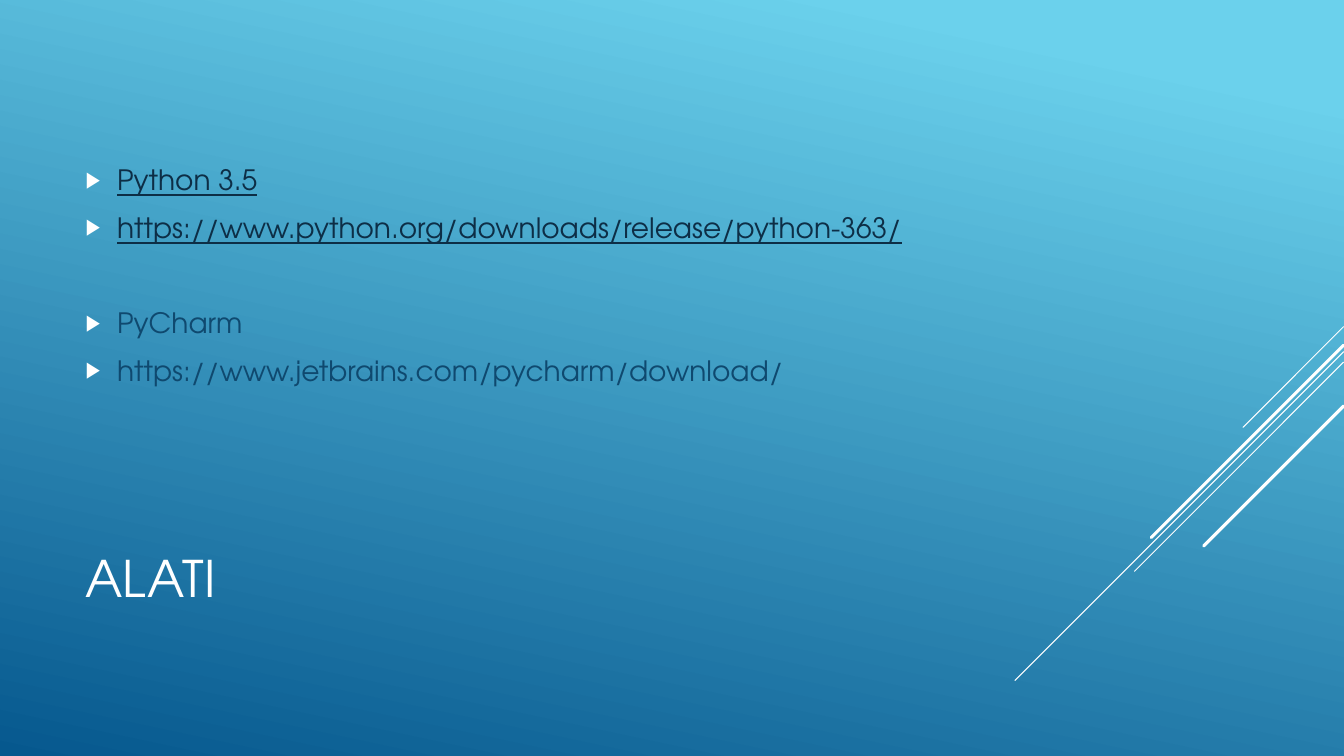
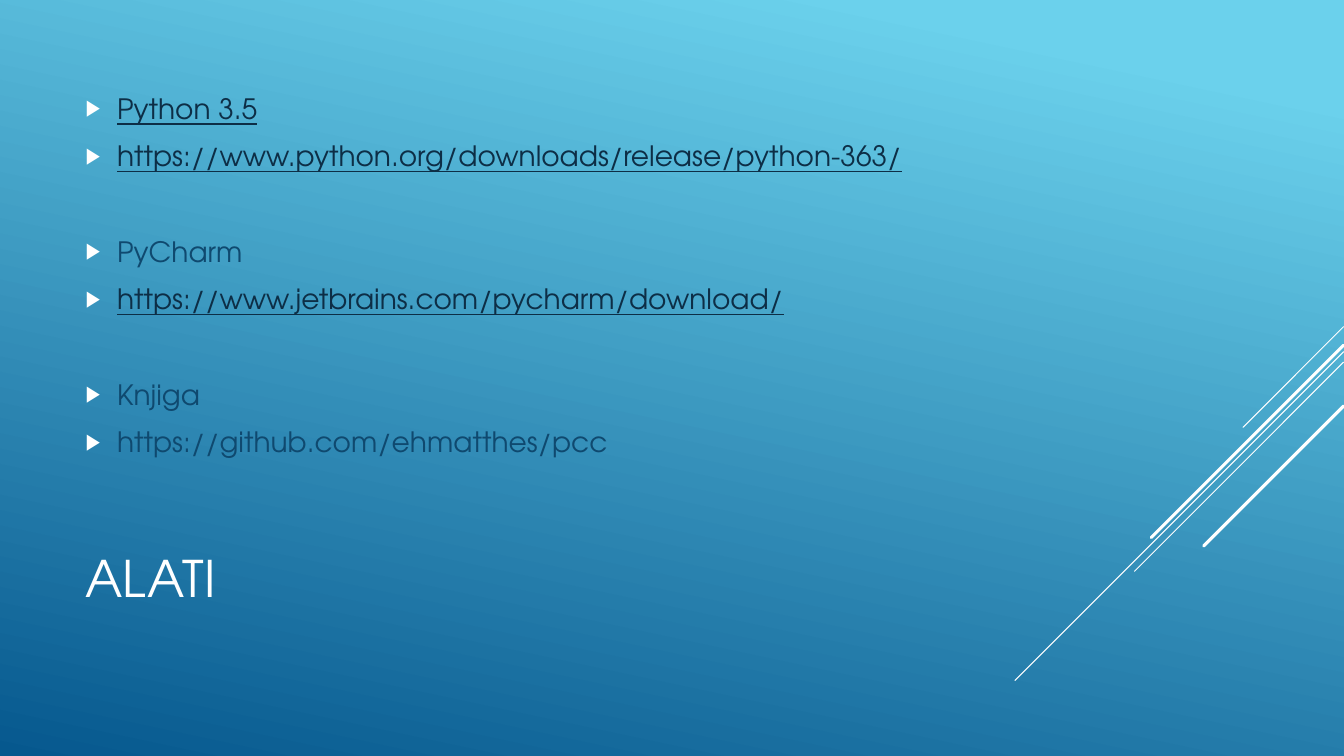
Before and after one commit to ivan95603/Blok2018, a slide deck: slide 2 of PythonPredavanje/Python.pptx. Drawn at 1344x756 pixels with LibreOffice and Linux fonts; fonts in the diff are those of the drawing. Boxes give left, top, right and bottom in pixels: in the first picture for what was removed or moved away, otherwise in the second. Text is boxed around its words. In the diff, an @@ line names an element or a change of style, - is before the commit and + after.

```diff
--- a/PythonPredavanje/Python.pptx
+++ b/PythonPredavanje/Python.pptx
@@ text at [117,288,783,315]: text colour #0F496F to #0D2E46, underline on in "https://www.jetbrains.com/pycharm/download/" @@
@@ text at [117,384,607,458]: paragraphs added @@
+▶ Knjiga
+▶ https://github.com/ehmatthes/pcc
```
Also in this commit, not shown: 1 other slide changed, 4 slides added, 6 other files.
